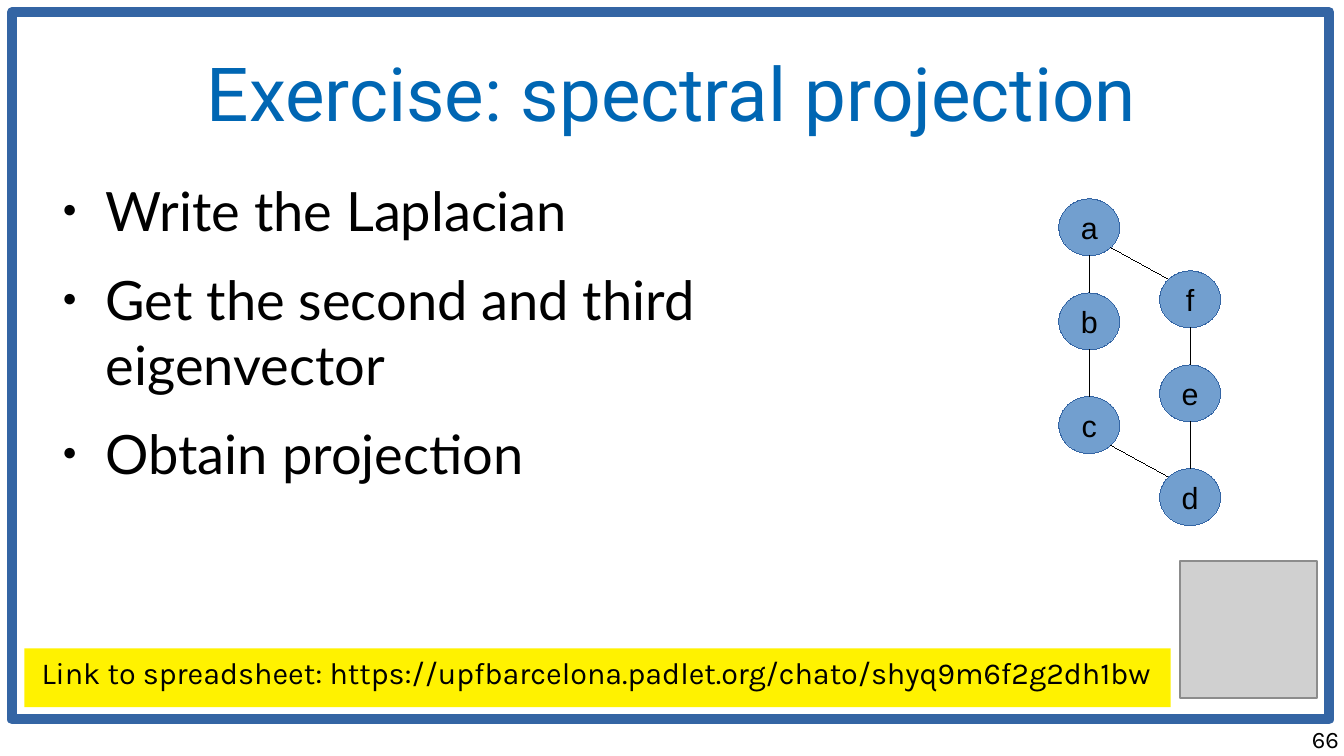
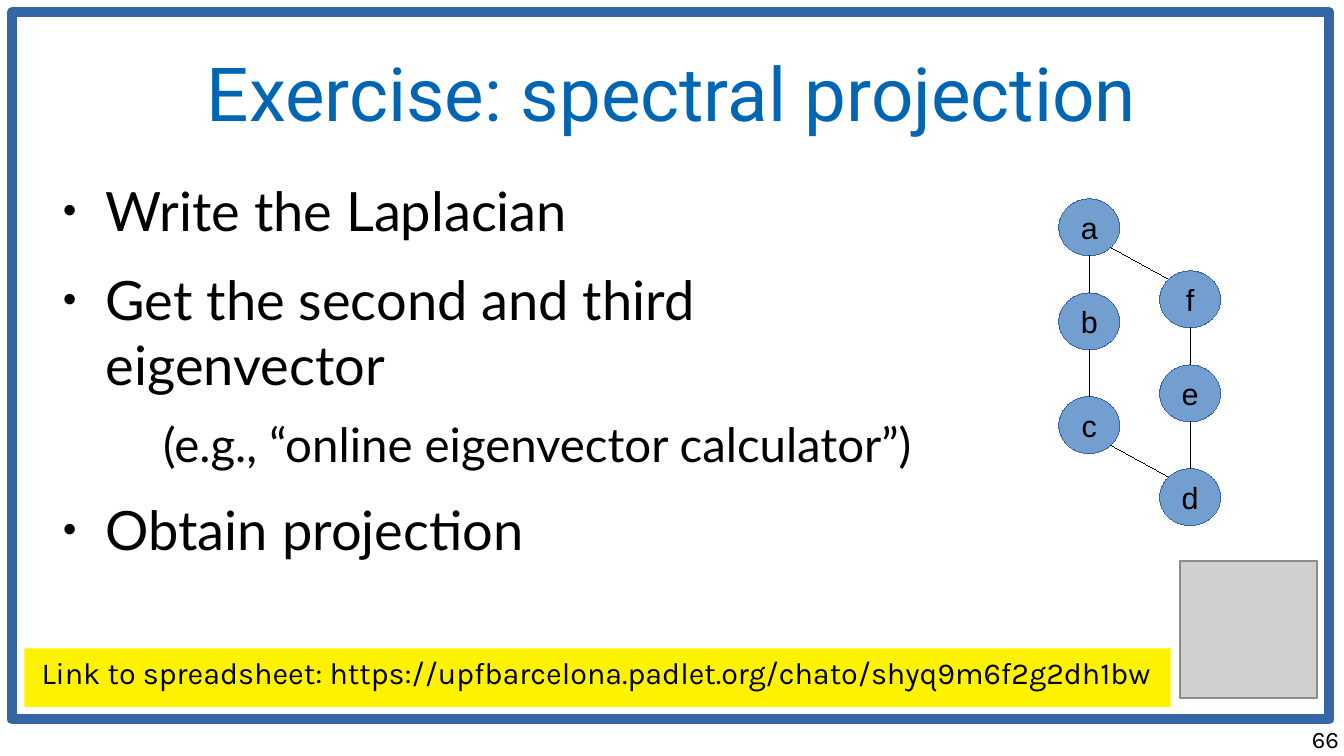
Before and after one commit to chatox/networks-science-course, a slide deck: slide 66 of theory/odp/tt22-spectral_graph_embedding.odp. Drawn at 1344x756 pixels with LibreOffice and Linux fonts; fonts in the diff are those of the drawing; grey boxes stand for pictures. Boxes give left, top, right and bottom in pixels: in the first picture for what was removed or moved away, otherwise in the second. Text is boxed around its words. In the diff, an @@ line names an element or a change of style, - is before the commit and + after.

```diff
--- a/theory/odp/tt22-spectral_graph_embedding.odp
+++ b/theory/odp/tt22-spectral_graph_embedding.odp
@@ text at (x1=163, y1=425, x2=912, y2=471): paragraph added @@
+  (e.g., “online eigenvector calculator”)
```
Also in this commit, not shown: 27 other slides changed, 1 slide added, 1 slide removed, 1 other file.
